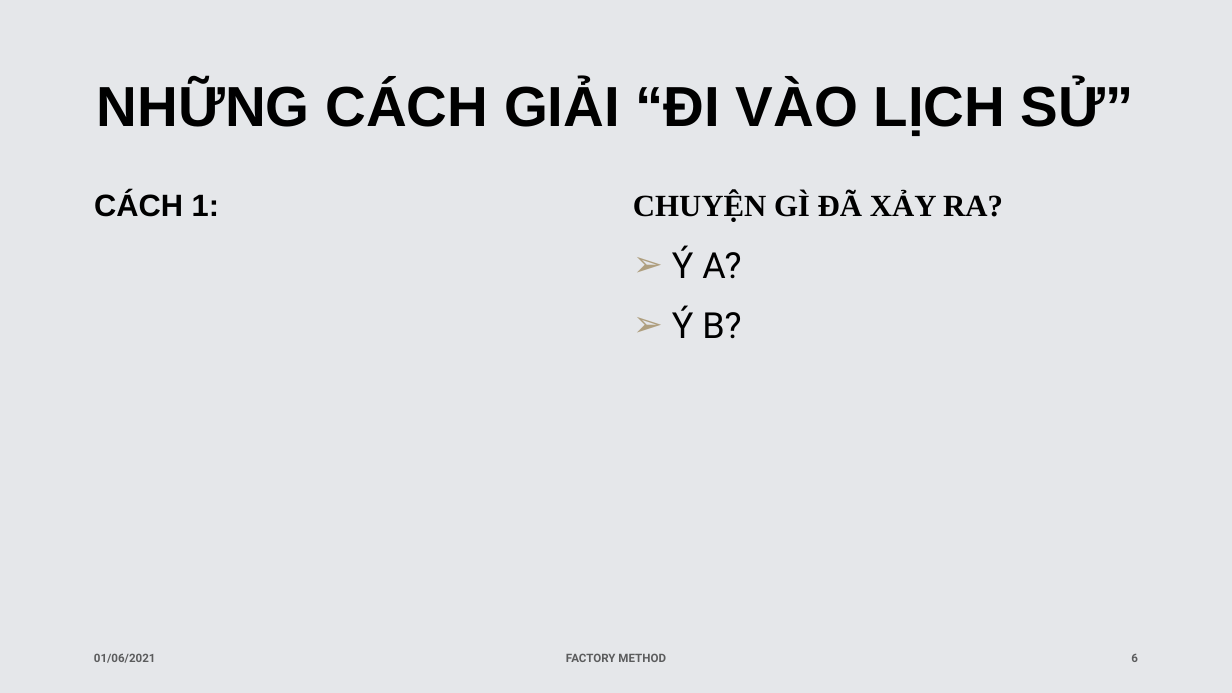
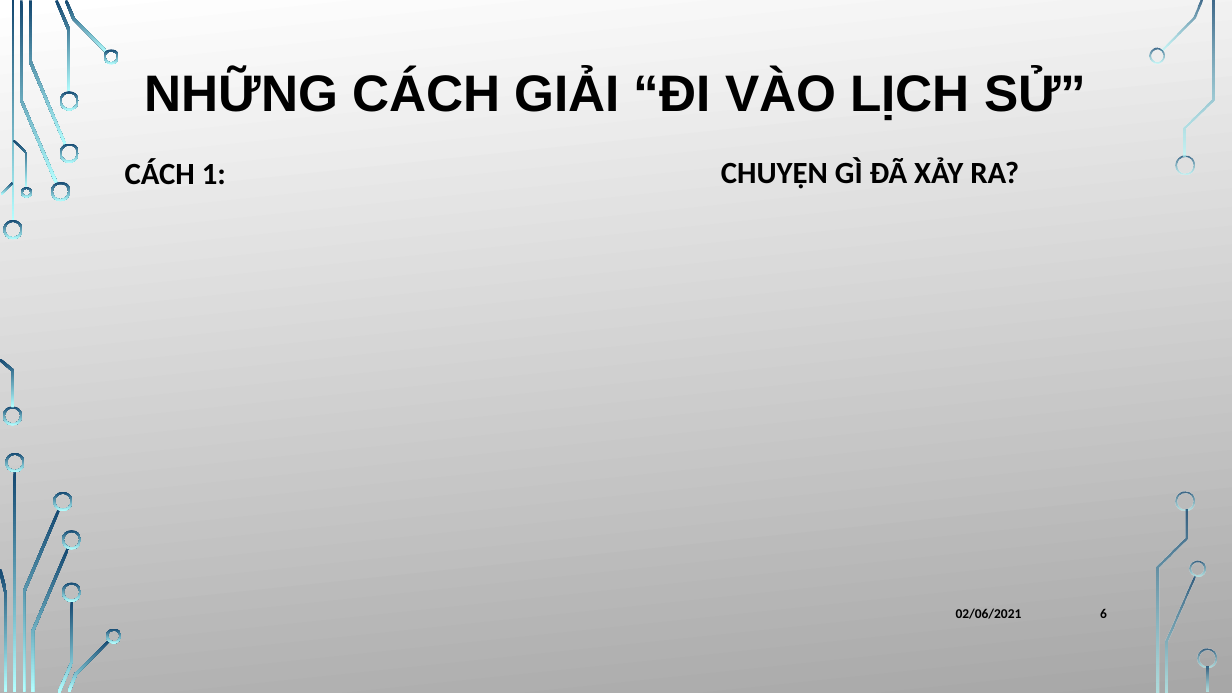
Before and after one commit to KhanhThinh/projects, a slide deck: slide 6 of docs/OOPForLife.pptx. Drawn at 1232x693 pixels with LibreOffice and Linux fonts; fonts in the diff are those of the drawing; background and template pictures are left out. Boxes give left, top, right and bottom in pixels: in the first picture for what was removed or moved away, otherwise in the second. Text is boxed around its words. In the diff, an @@ line names an element or a change of style, - is before the commit and + after.

```diff
--- a/docs/OOPForLife.pptx
+++ b/docs/OOPForLife.pptx
@@ background #000000 to picture (left out) @@
@@ rectangle removed at bbox=[0, 0, 1232, 693] @@
@@ title "NHỮNG CÁCH GIẢI “ĐI VÀO ...": place and size @@
-title "NHỮNG CÁCH GIẢI “ĐI VÀO ..." at bbox=[97, 81, 1134, 136]
+title "NHỮNG CÁCH GIẢI “ĐI VÀO ..." at bbox=[145, 70, 1086, 121]
@@ title "NHỮNG CÁCH GIẢI “ĐI VÀO ..." at bbox=[145, 70, 1086, 121]: size 44 to 40 pt; line spacing 1 to 0.9 @@
@@ text "CÁCH 1:": place and size @@
-text "CÁCH 1:" at bbox=[94, 191, 219, 217]
+text "CÁCH 1:" at bbox=[125, 158, 226, 185]
@@ text "CÁCH 1:" at bbox=[125, 158, 226, 185]: font Arial to Calibri; line spacing 1.1 to 0.9; vertical alignment top to bottom @@
@@ text "CHUYỆN GÌ ĐÃ XẢY RA?": place and size @@
-text "CHUYỆN GÌ ĐÃ XẢY RA?" at bbox=[633, 192, 1003, 222]
+text "CHUYỆN GÌ ĐÃ XẢY RA?" at bbox=[721, 157, 1019, 189]
@@ text "CHUYỆN GÌ ĐÃ XẢY RA?" at bbox=[721, 157, 1019, 189]: font Times New Roman to Calibri; alignment left to centre; line spacing 1.1 to 0.9; vertical alignment top to bottom @@
@@ text removed at bbox=[672, 245, 741, 339] @@
-➢ Ý A?
-➢ Ý B?
@@ page number: place and size @@
-page number at bbox=[1131, 654, 1138, 662]
+page number at bbox=[1100, 609, 1107, 618]
@@ page number at bbox=[1100, 609, 1107, 618]: size 9 to 10.5 pt, font Roboto to Calibri, text colour #000000 at 60% opacity to #000000; more space between paragraphs @@
@@ text at bbox=[956, 608, 1022, 619]: text changed; size 9 to 10.5 pt; font Roboto to Calibri; text colour #000000 at 60% opacity to #000000 @@
-01/06/2021
+02/06/2021
@@ text removed at bbox=[566, 653, 666, 662] @@
-FACTORY METHOD
@@ group added at bbox=[0, 0, 1217, 693]: 33 freeform shapes, 3 rectangles @@
```
Also in this commit, not shown: 14 other slides changed, 5 slides added, 4 slides removed, 2 other files.
